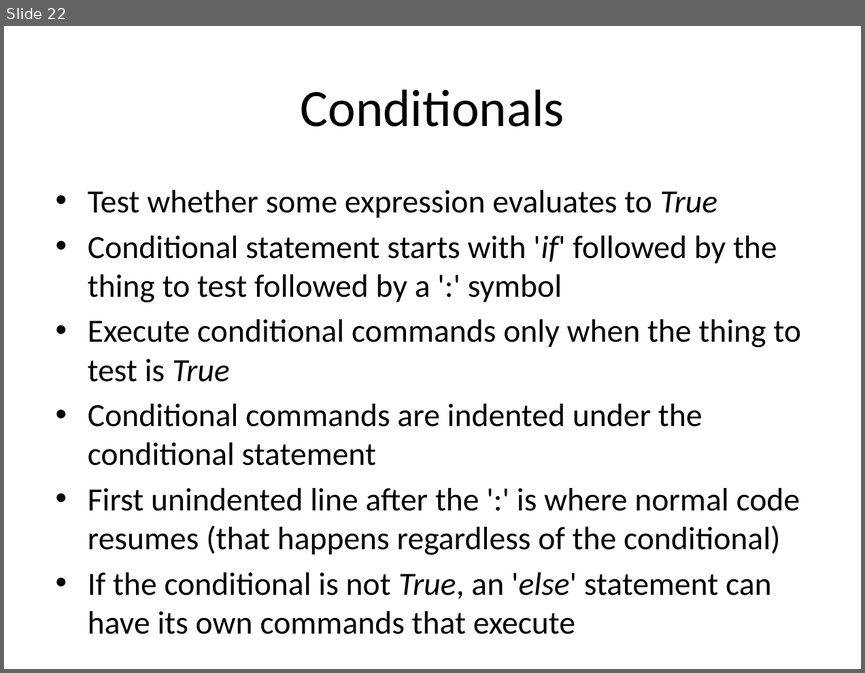
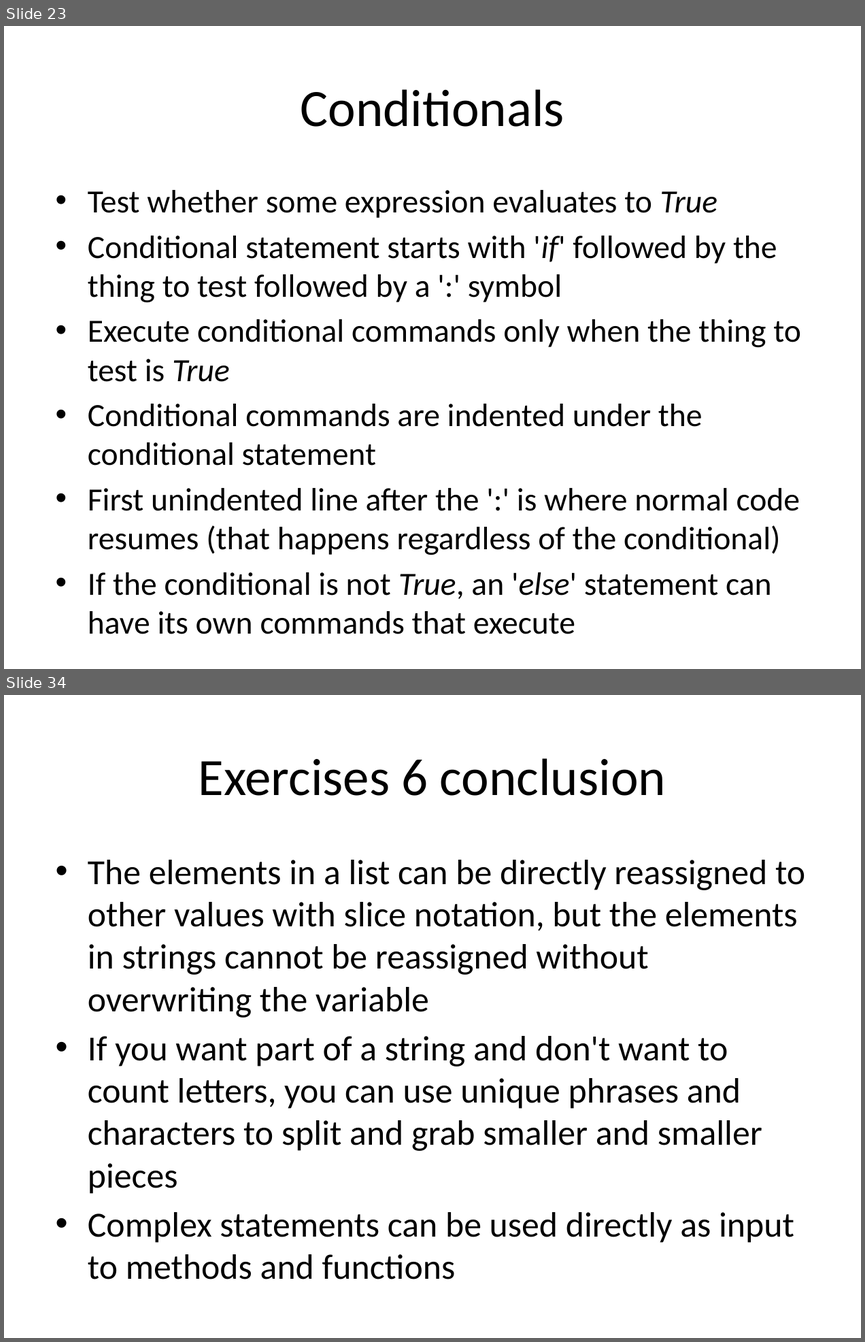
Before and after one commit to GSBS-Bootstrappers/bootstrappers-courses, a slide deck: python1/Python_I/Python I.pptx. Shown one above the other, each under a label of ours: slide 22 before the commit, slides 23 and 34 after it; the slides between them are not shown. The pictures are 865x673 and 865x1342 pixels, drawn with LibreOffice and Linux fonts; fonts in the diff are those of the drawing. Boxes give left, top, right and bottom in pixels: in the first picture for what was removed or moved away, otherwise in the second. Text is boxed around its words. In the diff, an @@ line names an element or a change of style, - is before the commit and + after.

```diff
--- a/python1/Python_I/Python I.pptx
+++ b/python1/Python_I/Python I.pptx
@@ slide 34 added at bbox=[4, 695, 861, 1338], background #FFFFFF @@
@@ title added at bbox=[198, 758, 666, 796], 44 pt, text #000000 @@
+Exercises 6 conclusion
@@ text added at bbox=[88, 860, 805, 1279], 29.6 pt, text #000000 @@
+• The elements in a list can be directly reassigned to other values with slice notation, but the elements in strings cannot be reassigned without overwriting the variable
+• If you want part of a string and don't want to count letters, you can use unique phrases and characters to split and grab smaller and smaller pieces
+• Complex statements can be used directly as input to methods and functions
@@ what was slide 22 is now slide 23 @@
```
Also in this commit, not shown: 2 slides changed, 16 other slides added, 2 other files.
